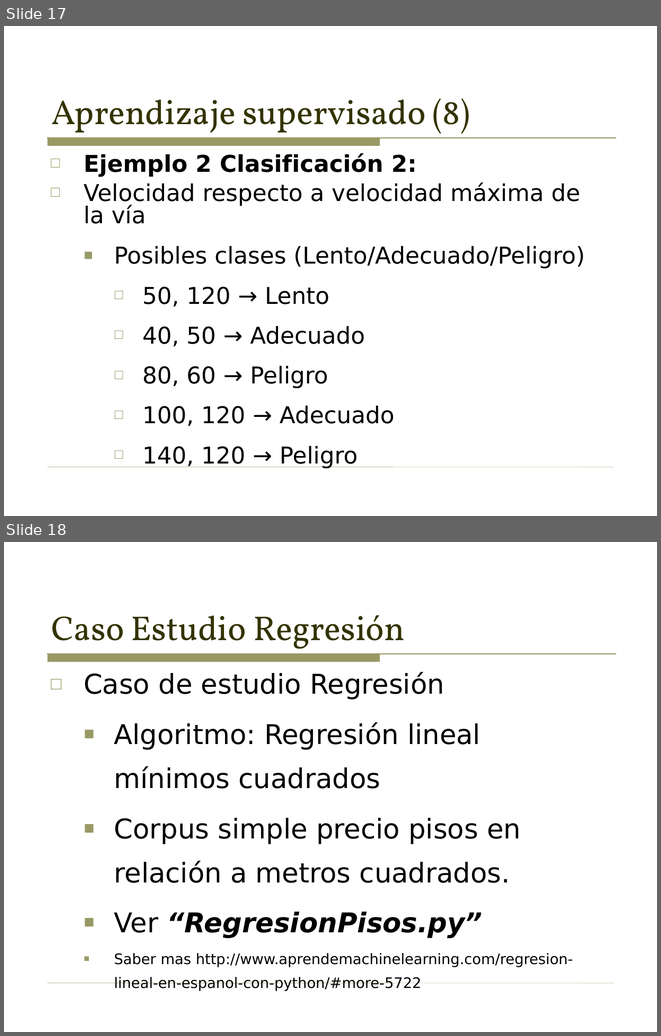
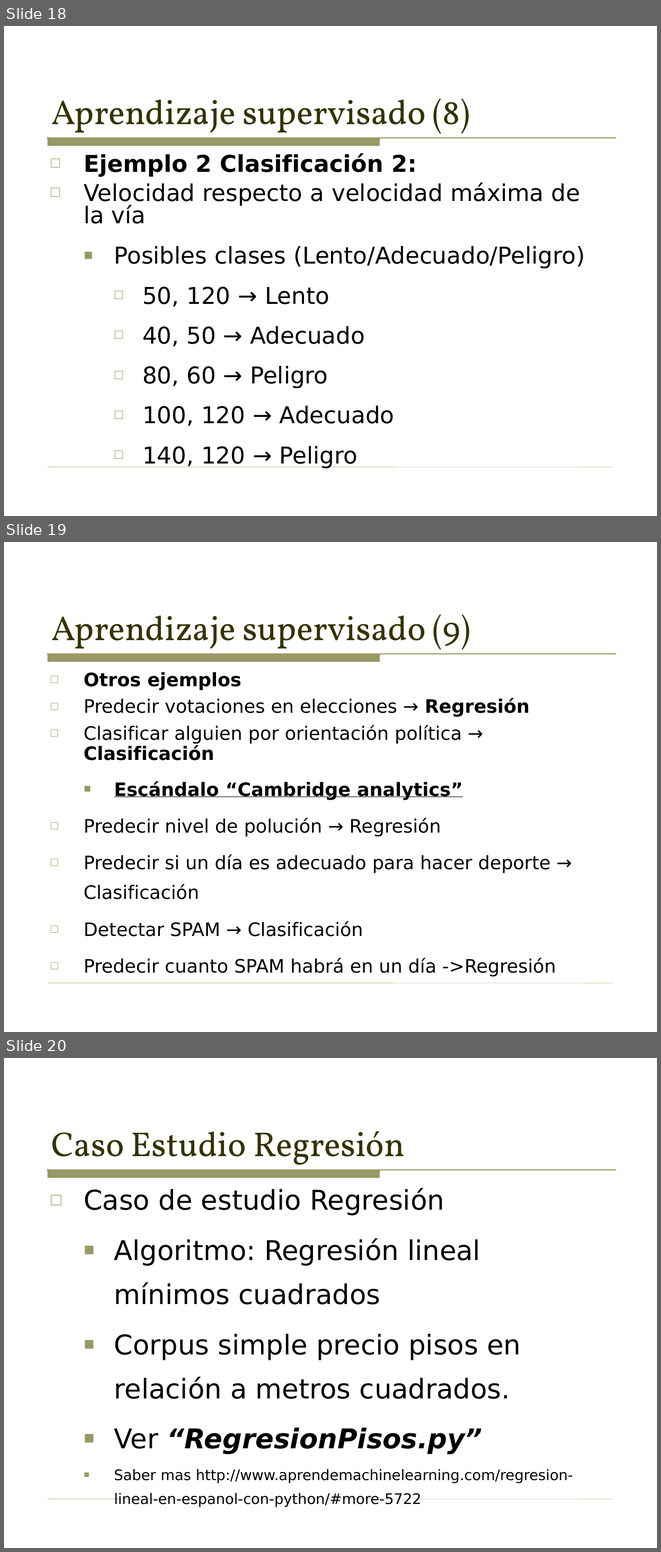
Before and after one commit to sergarb1/TallerAprendizajeAutomaticoPython, a slide deck: Taller - Introduccion al aprendizaje automatico (Supervisado y no supervisado).odp. Shown one above the other, each under a label of ours: slides 17 and 18 before the commit, slides 18, 19 and 20 after it. The pictures are 661x1036 and 661x1552 pixels, drawn with LibreOffice and Linux fonts; fonts in the diff are those of the drawing. Boxes give left, top, right and bottom in pixels: in the first picture for what was removed or moved away, otherwise in the second. Text is boxed around its words. In the diff, an @@ line names an element or a change of style, - is before the commit and + after.

```diff
--- a/Taller - Introduccion al aprendizaje automatico (Supervisado y no supervisado).odp
+++ b/Taller - Introduccion al aprendizaje automatico (Supervisado y no supervisado).odp
@@ slide 19 added at (4,542,657,1032), background #FFFFFF; not listed: 2 template elements that a slide beside it also shows @@
@@ title added at (51,614,471,655), 38 pt, text #333300 @@
+Aprendizaje supervisado (9)
@@ text added at (84,672,556,977), 20.4 pt, text #000000 @@
+□ Otros ejemplos
+□ Predecir votaciones en elecciones → Regresión
+□ Clasificar alguien por orientación política → Clasificación
+  ■ Escándalo “Cambridge analytics”
+□ Predecir nivel de polución → Regresión
+□ Predecir si un día es adecuado para hacer deporte → Clasificación
+□ Detectar SPAM → Clasificación
+□ Predecir cuanto SPAM habrá en un día ->Regresión
@@ what was slide 17 is now slide 18 @@
@@ what was slide 18 is now slide 20 @@
```
Also in this commit, not shown: 8 slides changed, 2 other slides added, 2 other files.
